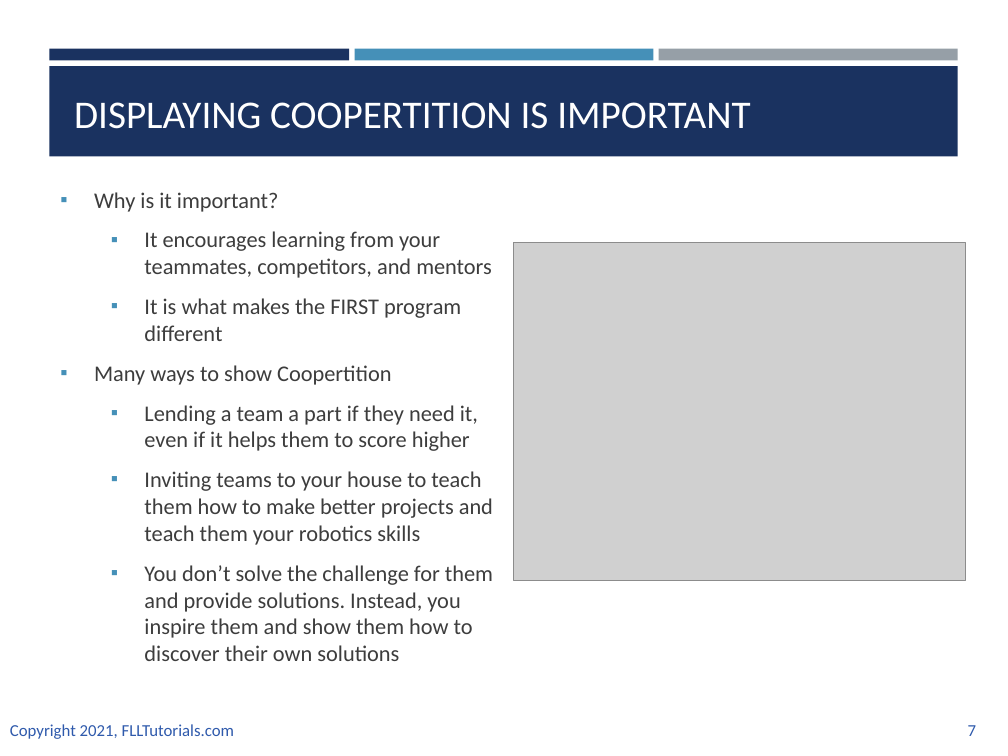
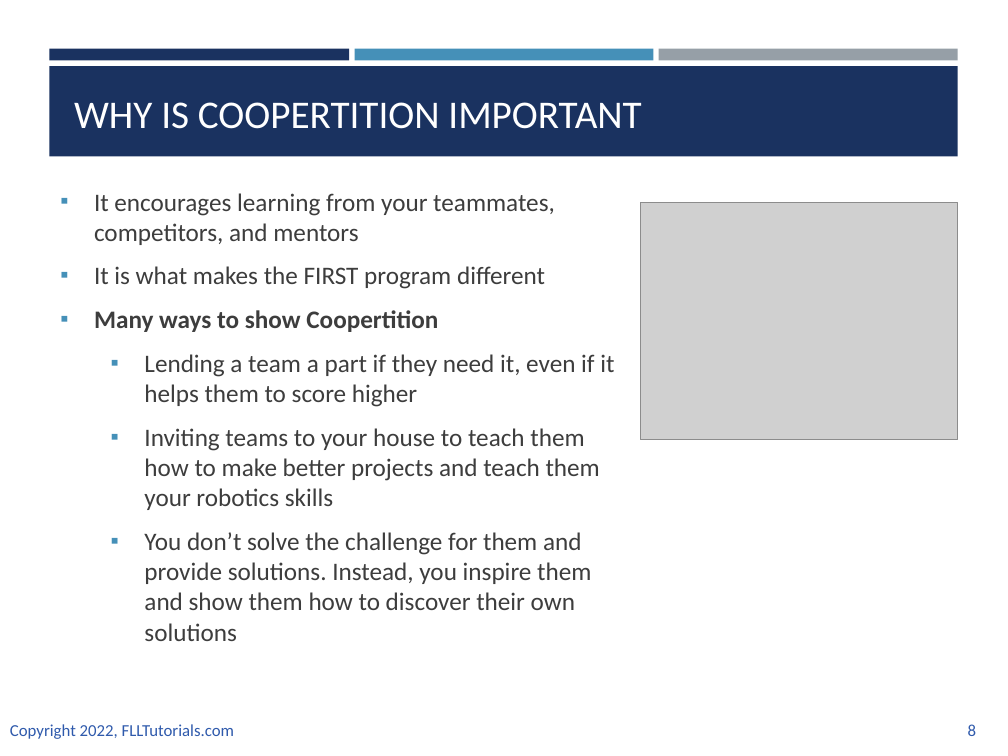
Before and after one commit to ev3lessons/FLL-Tutorials, a slide deck: slide 8 of translations/en-us/CoreValues/IntroductiontoCV.pptx (slide 7 before the commit). Drawn at 1008x756 pixels with LibreOffice and Linux fonts; fonts in the diff are those of the drawing; grey boxes stand for pictures. Boxes give left, top, right and bottom in pixels: in the first picture for what was removed or moved away, otherwise in the second. Text is boxed around its words. In the diff, an @@ line names an element or a change of style, - is before the commit and + after.

```diff
--- a/translations/en-us/CoreValues/IntroductiontoCV.pptx
+++ b/translations/en-us/CoreValues/IntroductiontoCV.pptx
@@ title at bbox=[74, 102, 641, 129]: text changed @@
-DISPLAYING COOPERTITION IS IMPORTANT
+WHY IS COOPERTITION IMPORTANT
@@ text "It encourages learning from your ..." at bbox=[94, 193, 614, 641]: size 16 to 18 pt; bold on in "Many ways to show Coopertition"; list level 3 to 2 in "It encourages learning from your ..."; list level 3 to 2 in "It is what makes the ..." @@
@@ text at bbox=[94, 192, 278, 212]: paragraph removed @@
-▪ Why is it important?
@@ picture: place and size @@
-picture at bbox=[514, 242, 966, 581]
+picture at bbox=[640, 203, 958, 440]
@@ text at bbox=[10, 724, 234, 739]: text changed @@
-Copyright 2021, FLLTutorials.com
+Copyright 2022, FLLTutorials.com
@@ page number at bbox=[968, 724, 976, 736]: text changed @@
-7
+8
```
Also in this commit, not shown: 8 other slides changed, 1 slide added, 1 slide removed, 4 other files.
